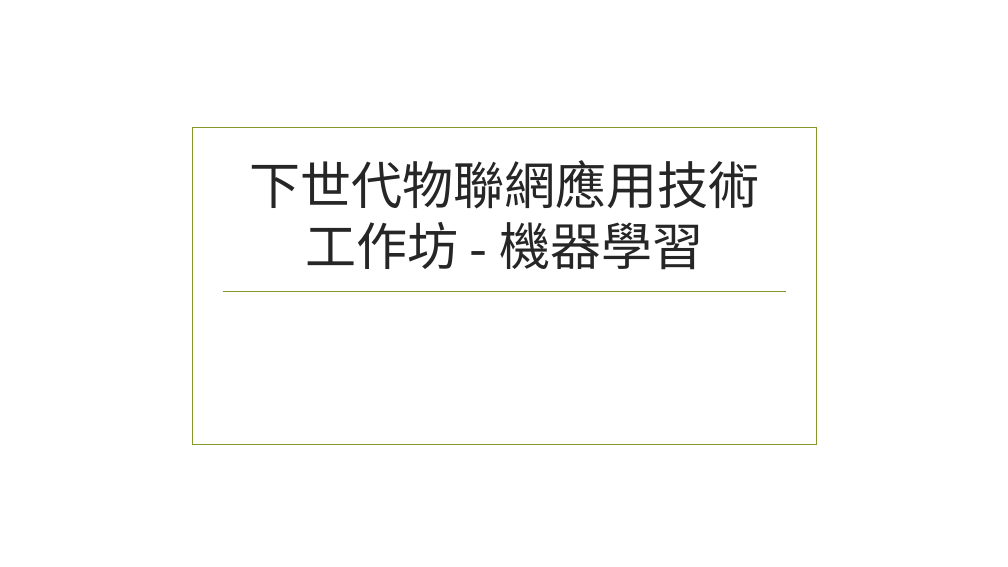
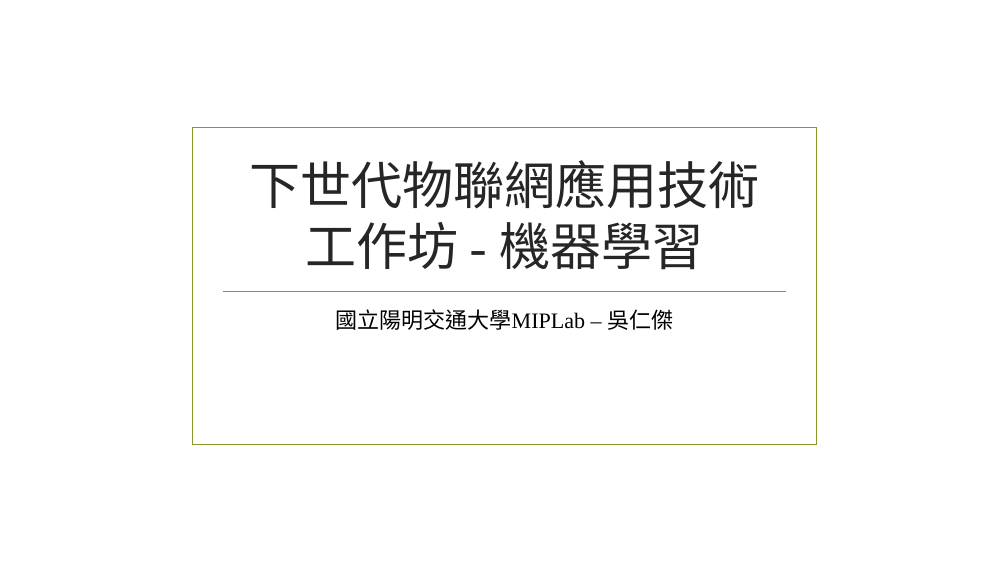
Before and after one commit to gama79530/ML_workshop, a slide deck: slide 1 of ML_workshop.pptx. Drawn at 1008x567 pixels with LibreOffice and Linux fonts; fonts in the diff are those of the drawing; background and template pictures are left out. Boxes give left, top, right and bottom in pixels: in the first picture for what was removed or moved away, otherwise in the second. Text is boxed around its words. In the diff, an @@ line names an element or a change of style, - is before the commit and + after.

```diff
--- a/ML_workshop.pptx
+++ b/ML_workshop.pptx
@@ subtitle added at (335, 309, 673, 330), 21 pt, text #000000 @@
+國立陽明交通大學MIPLab – 吳仁傑
```
Also in this commit, not shown: 2 slides added, 3 other files.
